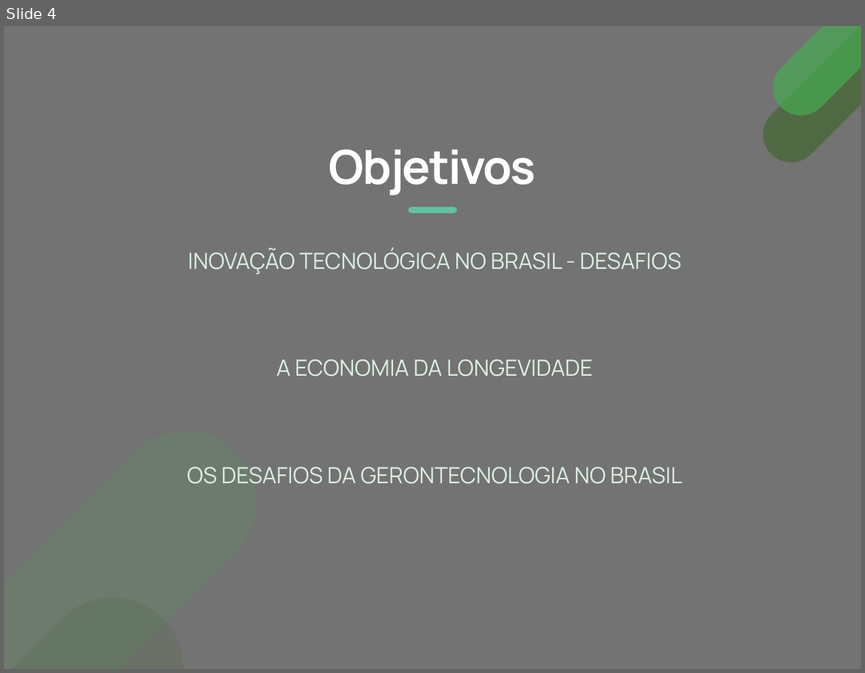
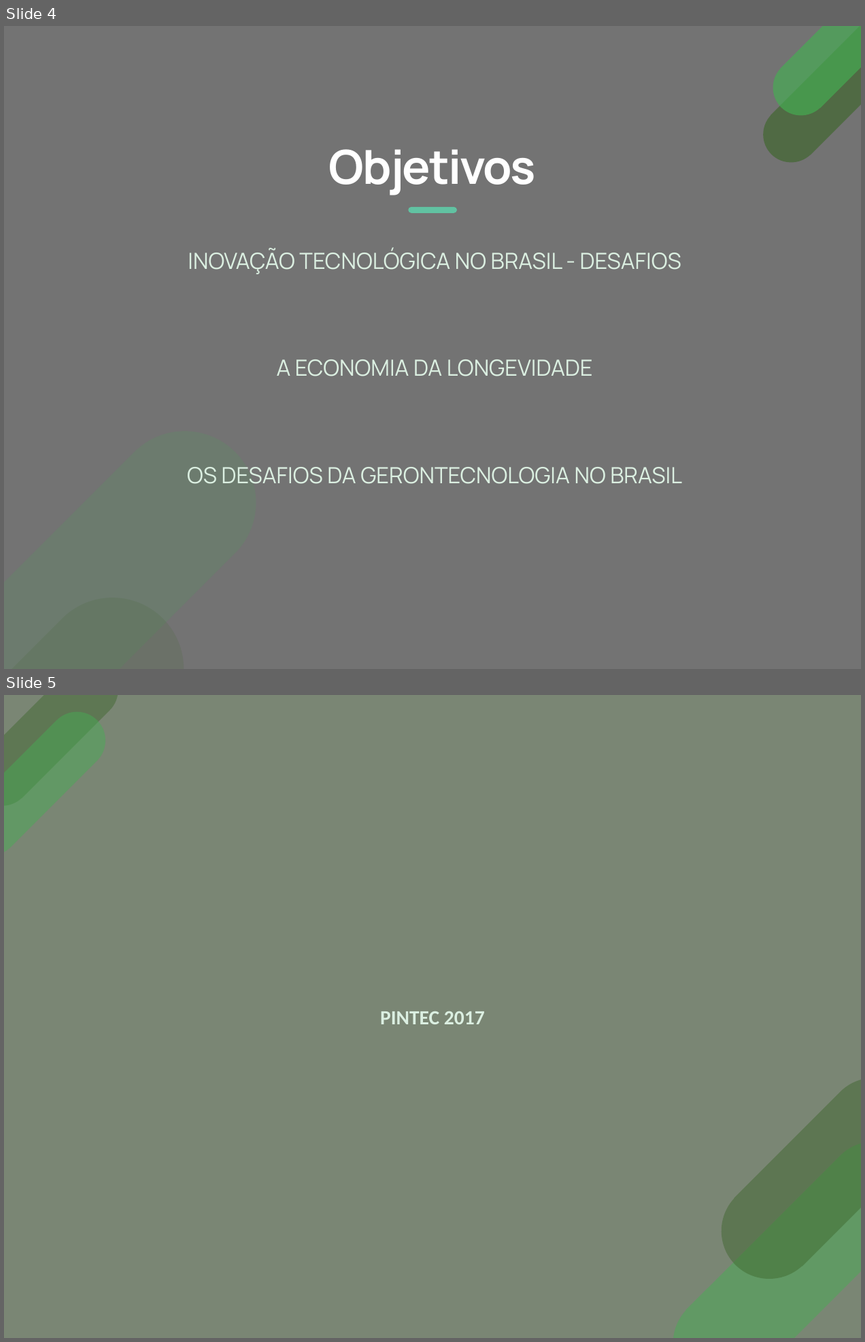
Before and after one commit to josenaldo/apresentacao-sbg-2020, a slide deck: apresentacao-sbg-2020.pptx. Shown one above the other, each under a label of ours: slide 4 before the commit, slides 4 and 5 after it. The pictures are 865x673 and 865x1342 pixels, drawn with LibreOffice and Linux fonts; fonts in the diff are those of the drawing; background and template pictures are left out. Boxes give left, top, right and bottom in pixels: in the first picture for what was removed or moved away, otherwise in the second. Text is boxed around its words. In the diff, an @@ line names an element or a change of style, - is before the commit and + after.

```diff
--- a/apresentacao-sbg-2020.pptx
+++ b/apresentacao-sbg-2020.pptx
@@ slide 5 added at (x1=4, y1=695, x2=861, y2=1338), background #7A8674 @@
@@ freeform shape added at (x1=4, y1=695, x2=130, y2=818), fill #3E662C at 45% opacity @@
@@ freeform shape added at (x1=4, y1=700, x2=117, y2=868), fill #45AF53 at 45% opacity @@
@@ title added at (x1=380, y1=1011, x2=485, y2=1024), 18 pt, text #DBEFE1, bold @@
+PINTEC 2017
@@ freeform shape added at (x1=701, y1=1057, x2=861, y2=1298), fill #3E662C at 47% opacity @@
@@ freeform shape added at (x1=653, y1=1121, x2=861, y2=1338), fill #45AF53 at 47% opacity @@
```
Also in this commit, not shown: 2 other slides added, 3 other files.
